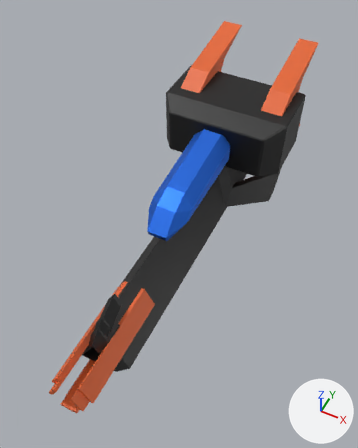
One commit to the FBX model Assets/Ships/PlayerShips/ShipD.fbx: the scene before it, then after it.
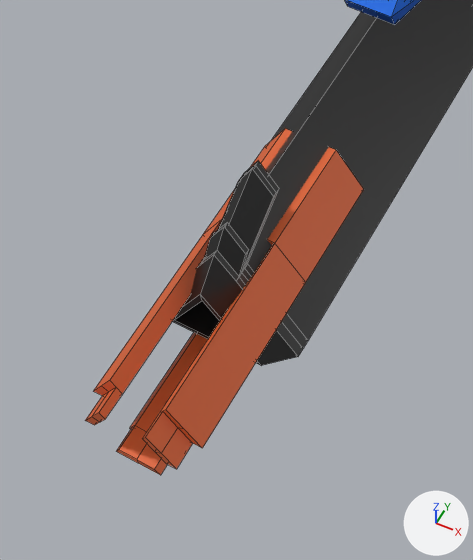
Old and new are each drawn whole from a camera (50 mm lens) standing at (7.45, -19.76, 16.41) and looking at (0.17, -5.2, -1.79) and again close up on the part from 4% to 55% of the width and 52% to 100% of the height. The axes (+X, +Y, +Z) are drawn at lower right. The lights are the same throughout. The close-ups show mesh edges as thin lines. Where no turn or scale is listed for an object, it has been applied to the vertices. Vertices at the same position are counted once.

Script lines for the objects in view, before the commit:
```python
me_cube = bpy.data.meshes.new('Cube')
me_cube.from_pydata(...)  # 24 vertices, 26 faces; spans x -1.0..1.0, y -5.56..1.0, z -1.0..0.94
me_cube.materials.append(mat_material_003)  # blue #2c72e7
me_cylinder = bpy.data.meshes.new('Cylinder')
me_cylinder.from_pydata(...)  # 83 vertices, 76 faces; spans x -3.0..3.0, y -8.6..8.1, z -1.9..2.3
me_cylinder.materials.append(mat_material_004)  # dark grey #484848
me_cylinder_001 = bpy.data.meshes.new('Cylinder.001')
me_cylinder_001.from_pydata(...)  # 63 vertices, 51 faces; spans x -1.0..1.0, y -4.51..1.0, z -0.87..0.87
me_cylinder_001.materials.append(mat_material_005)  # orange #e76731
ob_cube = bpy.data.objects.new('Cube', me_cube)
ob_cube.location = (0.0, -1.58, 0.0)
ob_cylinder = bpy.data.objects.new('Cylinder', me_cylinder)
ob_cylinder.location = (0.0, -4.02, -2.77)
ob_cylinder_001 = bpy.data.objects.new('Cylinder.001', me_cylinder_001)
ob_cylinder_001.location = (0.0, -10.27, -2.75)
```
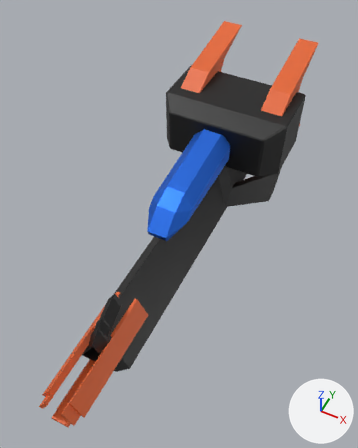
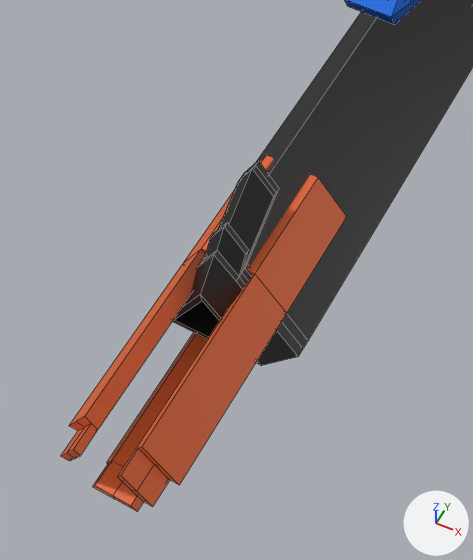
Where the newer file only moved an object's origin or applied its transform, the numbers keep the older frame.

Where the change shows, as pixel boxes [x1, y1, x2, y2] in the close-ups (473 x 560 px):
```json
{"object": "Cylinder.001", "change": "mesh moved", "before": [85, 128, 364, 475], "after": [61, 155, 347, 511]}
```

Scene script edits in JSON lines:
```json
{"block": "me_cylinder_001", "where": "me_cylinder_001.from_pydata(...)  # 63 vertices, 51 faces; spans x -1.0..1.0, y -4.51..1.0, z -0.87..0.87"}
{"block": "me_cylinder_001", "where": "# used by ob_cylinder_001; location = (0.0, -10.27, -2.75)"}
{"block": "me_cylinder_001", "change": "me_cylinder_001 part 1: the whole mesh is moved by (0.0, -0.61, 0.0)"}
```
